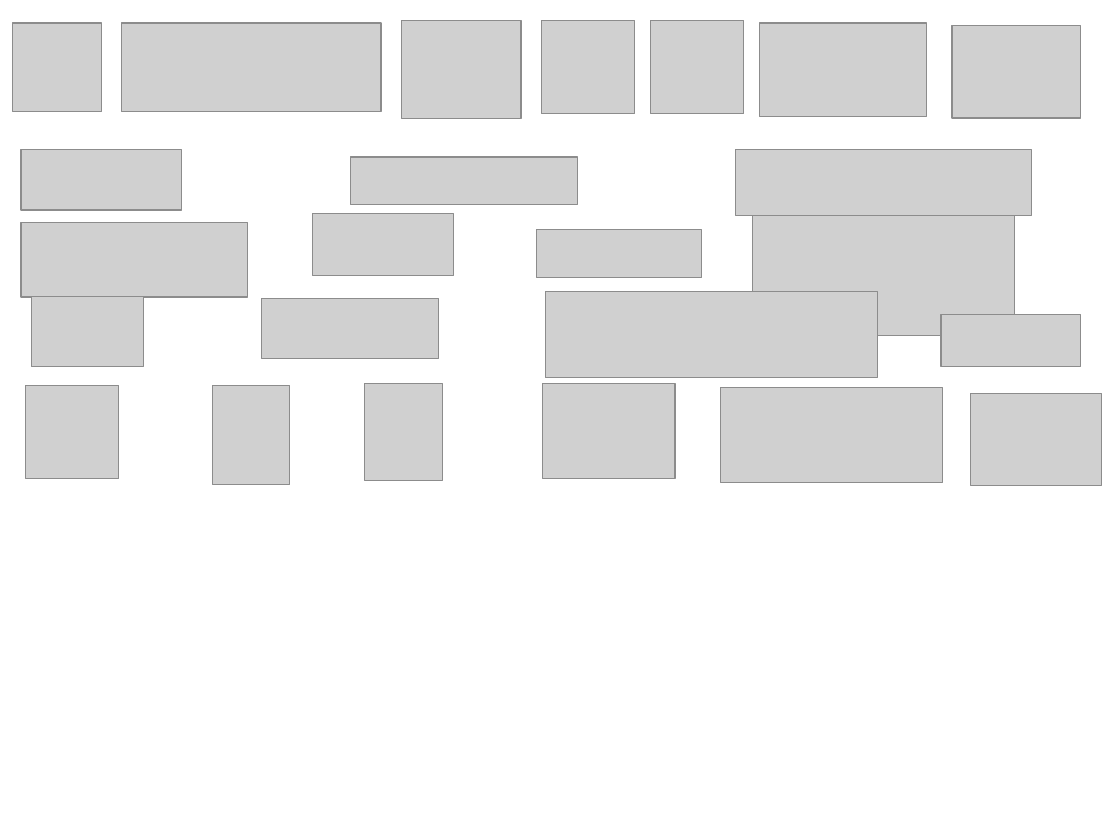
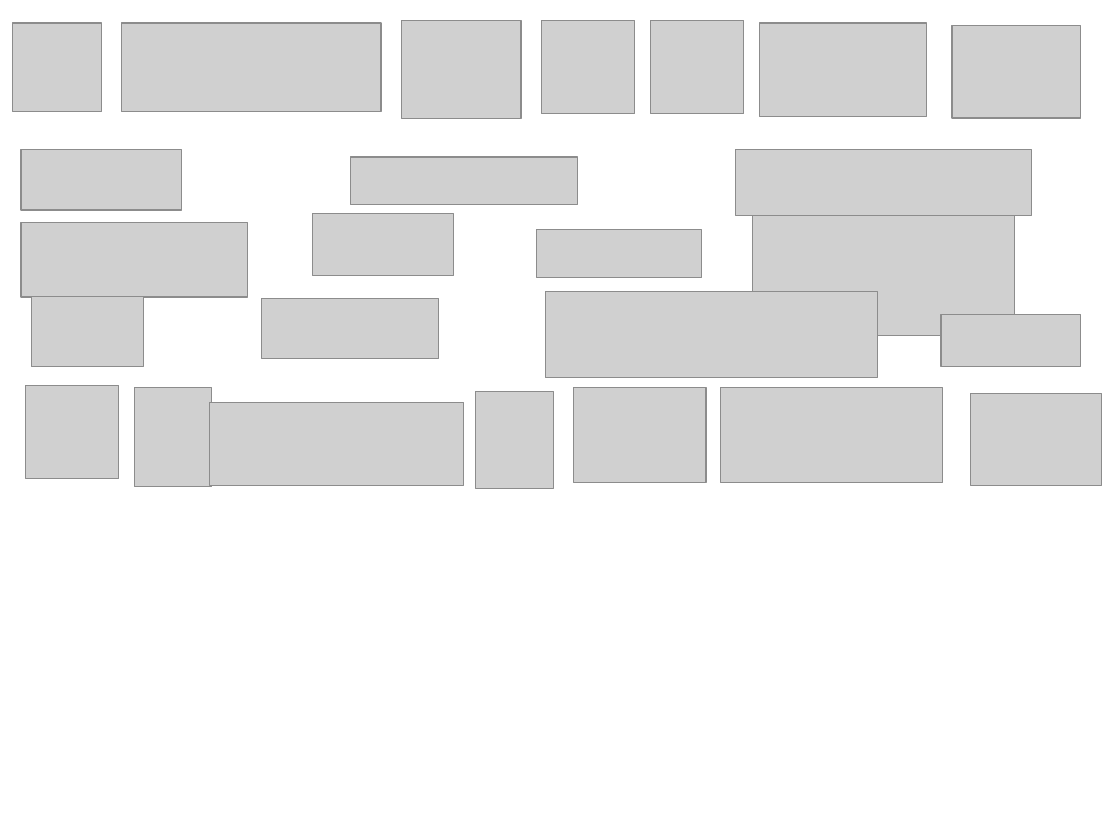
Before and after one commit to NoraUi/noraui.github.io, a slide deck: slide 1 of img/users.pptx. Drawn at 1120x840 pixels with LibreOffice and Linux fonts; fonts in the diff are those of the drawing; grey boxes stand for pictures. Boxes give left, top, right and bottom in pixels: in the first picture for what was removed or moved away, otherwise in the second. Text is boxed around its words. In the diff, an @@ line names an element or a change of style, - is before the commit and + after.

```diff
--- a/img/users.pptx
+++ b/img/users.pptx
@@ picture: place and size @@
-picture at (213,385,290,485)
+picture at (134,388,212,487)
@@ picture: place and size @@
-picture at (543,383,675,478)
+picture at (573,388,706,483)
@@ picture added at (209,402,464,485) @@
@@ picture: place and size @@
-picture at (365,383,442,480)
+picture at (476,391,553,488)
```
Also in this commit, not shown: 1 other file.
